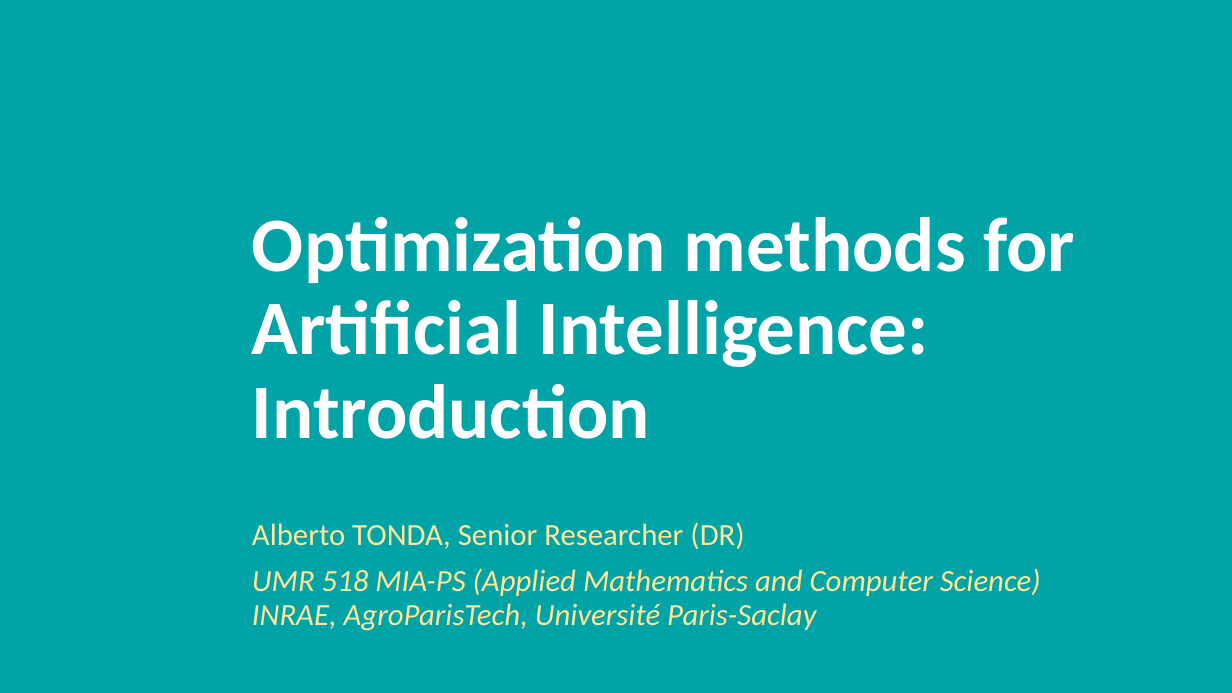
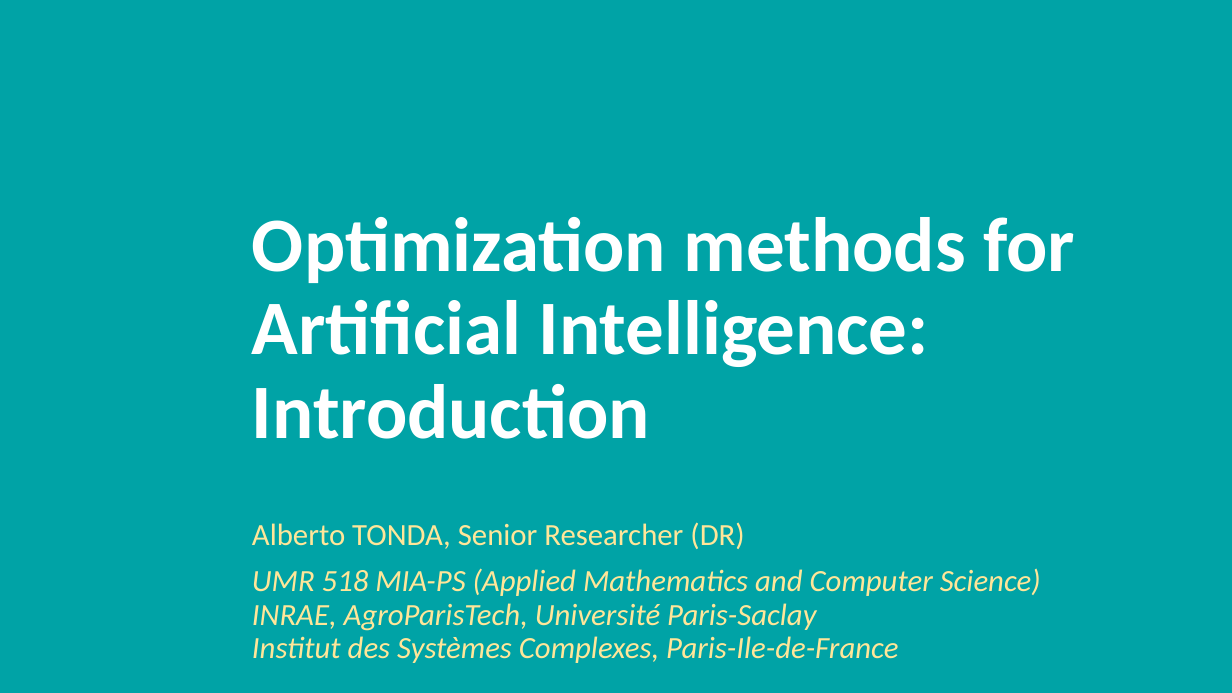
Before and after one commit to albertotonda/teaching, a slide deck: slide 1 of optimization-methods-for-artificial-intelligence/introduction.pptx. Drawn at 1232x693 pixels with LibreOffice and Linux fonts; fonts in the diff are those of the drawing; background and template pictures are left out. Boxes give left, top, right and bottom in pixels: in the first picture for what was removed or moved away, otherwise in the second. Text is boxed around its words. In the diff, an @@ line names an element or a change of style, - is before the commit and + after.

```diff
--- a/optimization-methods-for-artificial-intelligence/introduction.pptx
+++ b/optimization-methods-for-artificial-intelligence/introduction.pptx
@@ subtitle at [252,568,1041,663]: text changed @@
-UMR 518 MIA-PS (Applied Mathematics and Computer Science)
-INRAE, AgroParisTech, Université Paris-Saclay
+UMR 518 MIA-PS (Applied Mathematics and Computer Science)
+INRAE, AgroParisTech, Université Paris-Saclay
+Institut des Systèmes Complexes, Paris-Ile-de-France
```
Also in this commit, not shown: 11 other slides changed, 11 slides added, 4 other files.
